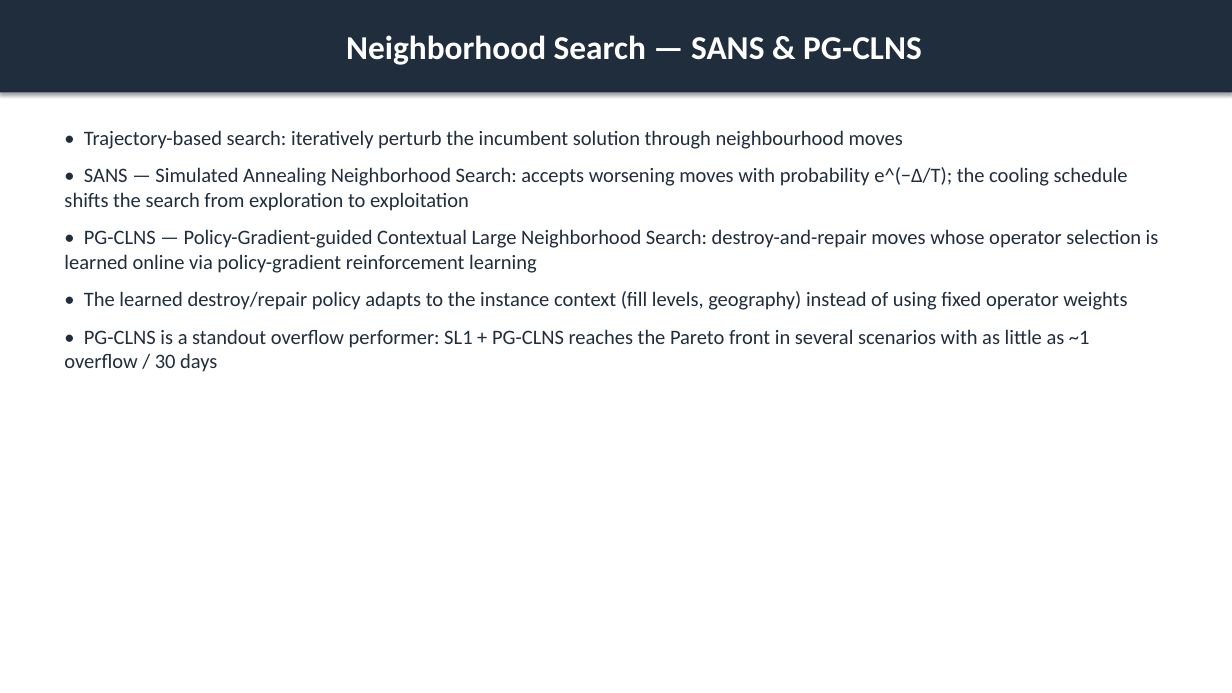
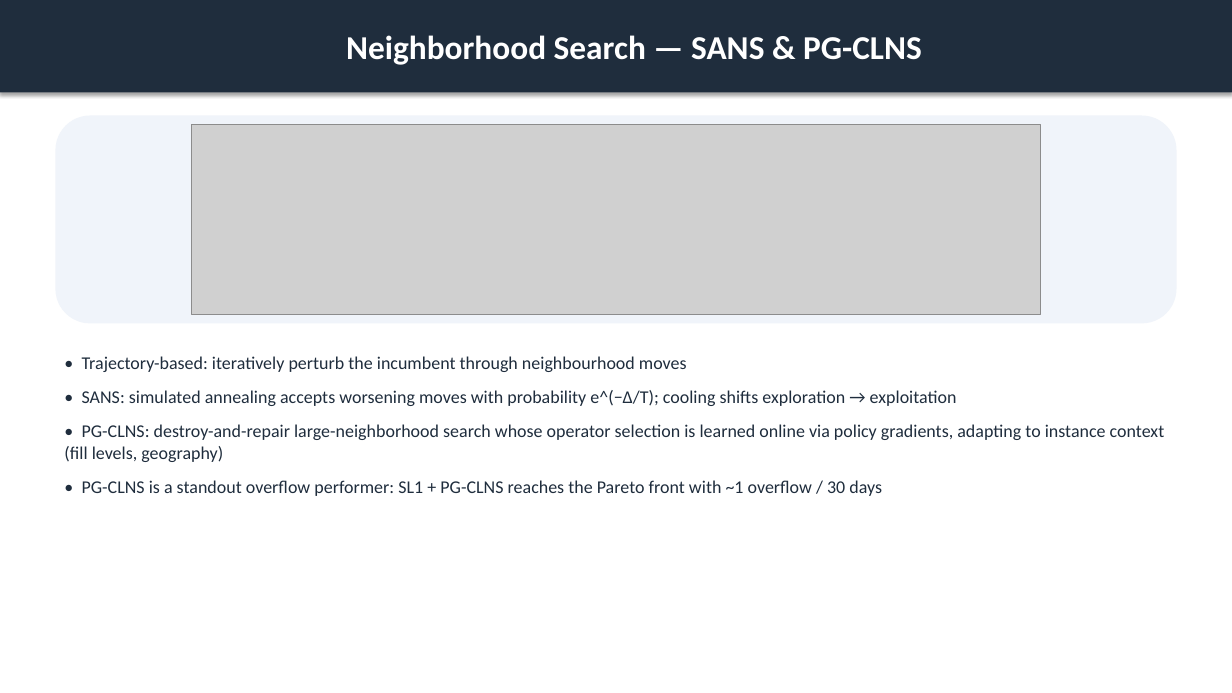
Before and after one commit to ACFHarbinger/WSmartPlus-Route, a slide deck: slide 10 of assets/windows/wsmart_route_results.pptx. Drawn at 1232x693 pixels with LibreOffice and Linux fonts; fonts in the diff are those of the drawing; grey boxes stand for pictures. Boxes give left, top, right and bottom in pixels: in the first picture for what was removed or moved away, otherwise in the second. Text is boxed around its words. In the diff, an @@ line names an element or a change of style, - is before the commit and + after.

```diff
--- a/assets/windows/wsmart_route_results.pptx
+++ b/assets/windows/wsmart_route_results.pptx
@@ rounded rectangle added at <box>55,116,1177,323</box>, fill #F0F4FA @@
@@ picture added at <box>191,125,1040,314</box> @@
@@ text at <box>64,356,1165,496</box>: text changed; size 16 to 14 pt @@
-• Trajectory-based search: iteratively perturb the incumbent solution through neighbourhood moves
-• SANS — Simulated Annealing Neighborhood Search: accepts worsening moves with probability e^(−Δ/T); the cooling schedule shifts the search from exploration to exploitation
-• PG-CLNS — Policy-Gradient-guided Contextual Large Neighborhood Search: destroy-and-repair moves whose operator selection is learned online via policy-gradient reinforcement learning
-• The learned destroy/repair policy adapts to the instance context (fill levels, geography) instead of using fixed operator weights
-• PG-CLNS is a standout overflow performer: SL1 + PG-CLNS reaches the Pareto front in several scenarios with as little as ~1 overflow / 30 days
+• Trajectory-based: iteratively perturb the incumbent through neighbourhood moves
+• SANS: simulated annealing accepts worsening moves with probability e^(−Δ/T); cooling shifts exploration → exploitation
+• PG-CLNS: destroy-and-repair large-neighborhood search whose operator selection is learned online via policy gradients, adapting to instance context (fill levels, geography)
+• PG-CLNS is a standout overflow performer: SL1 + PG-CLNS reaches the Pareto front with ~1 overflow / 30 days
```
Also in this commit, not shown: 17 other slides changed, 17 other files.
